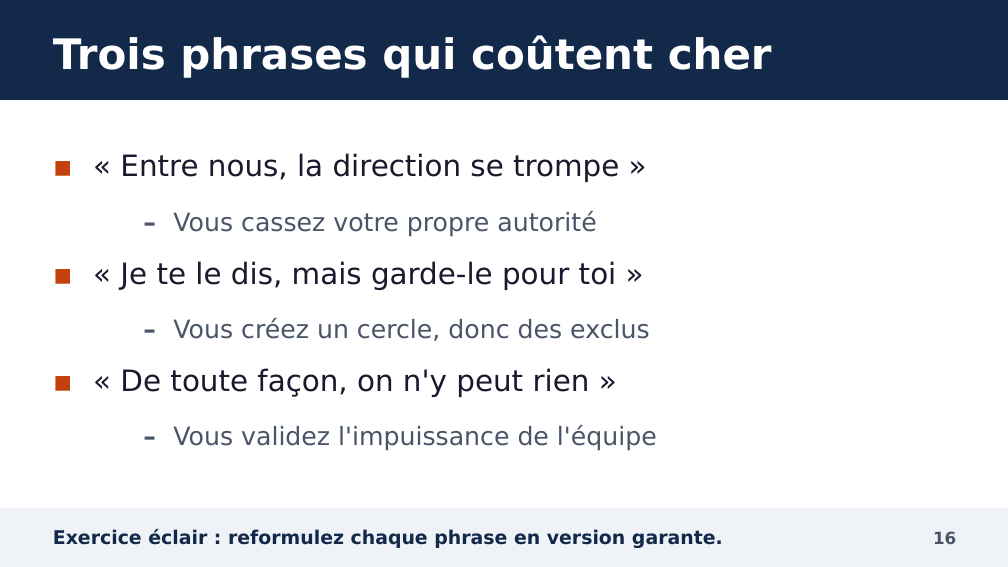
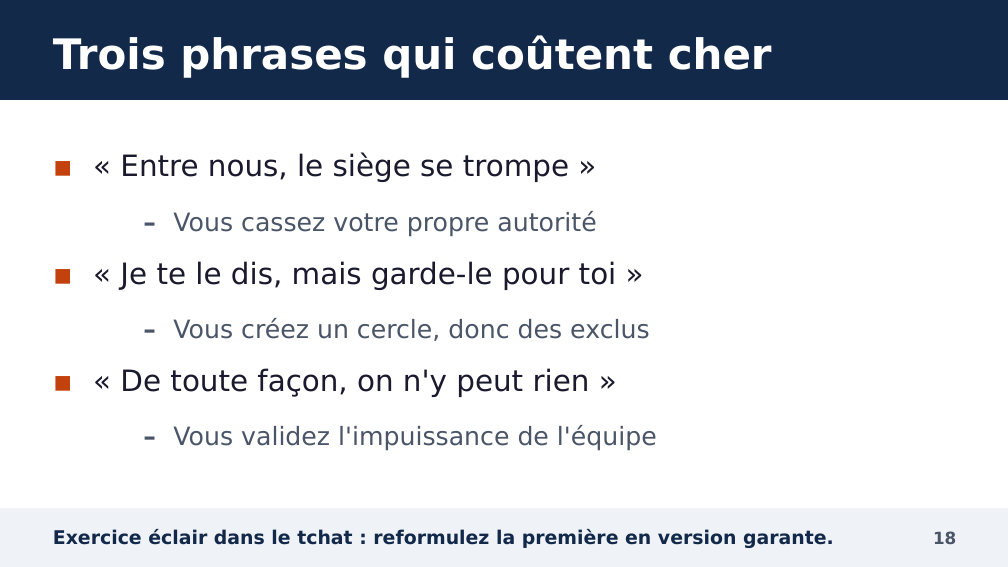
Before and after one commit to YebaYorel/Training, a slide deck: slide 18 of formation_GEM_manager_IA/01_diaporama/Diaporama_Manager_et_IA_GEM.pptx (slide 16 before the commit). Drawn at 1008x567 pixels with LibreOffice and Linux fonts; fonts in the diff are those of the drawing. Boxes give left, top, right and bottom in pixels: in the first picture for what was removed or moved away, otherwise in the second. Text is boxed around its words. In the diff, an @@ line names an element or a change of style, - is before the commit and + after.

```diff
--- a/formation_GEM_manager_IA/01_diaporama/Diaporama_Manager_et_IA_GEM.pptx
+++ b/formation_GEM_manager_IA/01_diaporama/Diaporama_Manager_et_IA_GEM.pptx
@@ text at [120, 153, 569, 182]: text changed @@
-▪ « Entre nous, la direction se trompe »
+▪ « Entre nous, le siège se trompe »
@@ text at [53, 529, 834, 548]: text changed @@
-Exercice éclair : reformulez chaque phrase en version garante.
+Exercice éclair dans le tchat : reformulez la première en version garante.
@@ text at [933, 531, 956, 544]: text changed @@
-16
+18
```
Also in this commit, not shown: 67 other slides changed, 5 slides added, 1 slide removed, 31 other files.
